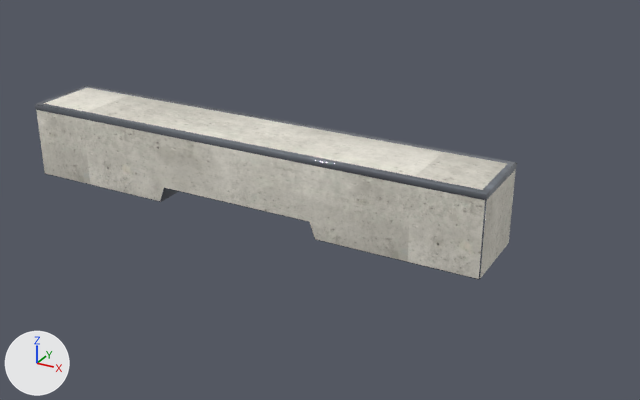
A saved change to the glTF model public/katalog/modelle/curb-300.gltf.
Camera for both pictures: a camera (50 mm lens) standing at (2.7, -4.12, 2.19) and looking at (0.4, 0.07, 0.1). The axes (+X, +Y, +Z) are drawn at lower left. The lights are the same throughout. The picture after the commit comes second. Vertices at exactly the same position are counted once.

In view in the first picture: 'SK0010_Curb-300.001'.
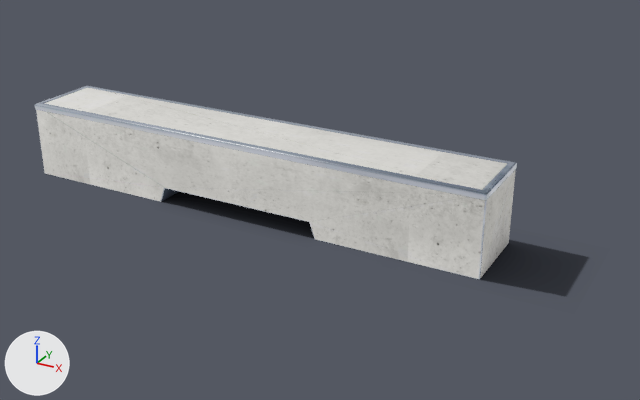
The change in detail:
Picture 'curb-300_licht' (img_curb_300_licht) is new.
Picture 'curb-300_schatten' (img_curb_300_schatten) is new.
Material 'Stahl_web.008' (mat_stahl_web_008) is new.
Uses the picture img_curb_300_licht.
Material 'Beton_web.018' (mat_beton_web_018) is new.
Uses the picture img_curb_300_licht.
Material 'Stahl_web.009' (mat_stahl_web_009) is new.
Uses the picture img_curb_300_licht.
Material 'Schatten.016' (mat_schatten_016) is new.
Uses the picture img_curb_300_schatten.
me_sk0010_curb_300_001 has 160 vertices, 316 faces and spans x -1.5..1.5, y -0.24..0.24, z 0.0..0.48.
me_sk0010_curb_300_001 is used by ob_sk0010_curb_300_001; location (0.0, 0.0, 0.0).
me_sk0010_curb_300_001 part 1: all 262 faces that had it switch from mat_stahl_web_036 to mat_stahl_web_008.
me_sk0010_curb_300_001 part 2: all 22 faces that had it switch from mat_beton_web_049 to mat_beton_web_018.
me_sk0010_curb_300_001 part 3: all 32 faces that had it switch from mat_stahl_web_037 to mat_stahl_web_009.
Mesh me_schatten is new.
It has 4 vertices, 2 faces and spans x -1.52..2.01, y -0.35..0.44, z 0.0.
It uses material mat_schatten_016.
Object 'Schatten' (ob_schatten) is new; it shows me_schatten.
Its location is (0.0, 0.0, 0.0).

Changed parts and their boxes [x1, y1, x2, y2] in the pictures (640 x 400 px):
'Schatten', added: after [68, 179, 588, 296]
part 1 of me_sk0010_curb_300_001, recoloured: [35, 87, 517, 279] in both
part 2 of me_sk0010_curb_300_001, recoloured: [36, 88, 516, 279] in both
part 3 of me_sk0010_curb_300_001, recoloured: [35, 86, 517, 200] in both
